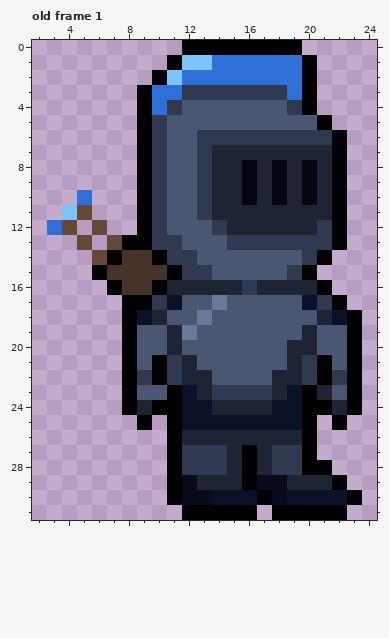
A pixel-art file gets an edit: Assets/Graphics/PlayerMan_Blue.aseprite. That is the earlier state.
32x32 pixels, 1 frame. Shown: old frame 1: x 2..24, y 0..31. The commit also changed other frames, which this record leaves out.
New version:
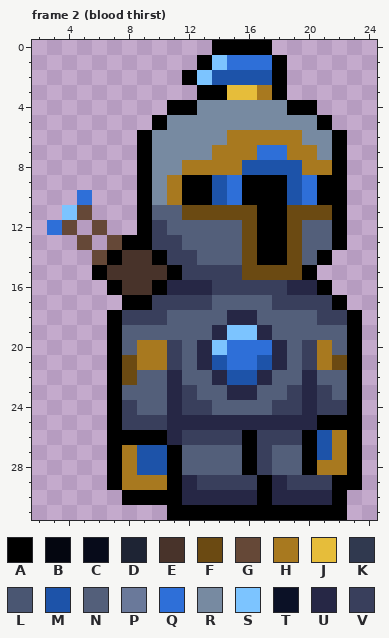
Palette (. is transparent): A #000000  B #040610  C #070b1a  D #1e2434  E #48332a  F #6b4a12  G #654837  H #a8791f  J #e6bd3a  K #30394f  L #4a5672  M #1d53a9  N #535f7a  P #6a799a  Q #2e6fd8  R #778aa1  S #7cc4ff  T #0b1126  U #262745  V #393f5c
A new or re-ordered frame is compared with the old frame closest to it.
Changes in this commit:
frames 1 -> 2
Changed rows in their new state; - is an unchanged pixel.
Frame 2 (blood thirst) is new; against old frame 1, layer "Layer 1":
first column x 7:
 0 -----..----..----
 1 ----..AS---A..---
 2 ---..ASMMMMA..---
 3 --....AAJJHA..---
 4 --..AARRRRRRA----
 5 --.ARRRRRRRRRR---
 6 ---RRRRRHHHHHRR--
 7 ---RRRRHHHQQHHR--
 8 ---RRHHHHMMMMHH--
 9 ---RHAAMQAAAMQA--
10 ---RHAAMQAAAMQA--
11 ---NNFFFFFAAFFF--
12 ---VNNNNNFAAFNN--
13 ---VVNNNNFAAFNN--
14 ----VVNNNFAAFN---
15 -----VVVVFFFF----
16 ----UUUVVVVVUU---
17 ---VVVVNNNNVVVV--
18 AVVVNNNNUUNNNNVV-
19 ANNNNNNUSSUNNNNN-
20 ANHHVNUSQQQUNVHN-
21 AFHHVNUMQQMUNVHF-
22 AFNNUNNUMMUNNUNN-
23 ANNNUVNNUUNNVUVN-
24 AVNNUVVNNNNVVUVV-
25 AVVVUUUUUUUUUUA-A
26 AAAAUVVVVAVVV-MHA
27 AHMM-NNNN-VNN-MHA
28 AHMM-NNNN-VNN-HHA
29 AHHH-UVVVVAUVVV-A
30 -AAA-UUUUU-UUUUA.
31 ----A-----A------
Changed places in both pictures, as pixel boxes (x1, y1, x2, y2):
changed: (107, 40, 362, 520)
